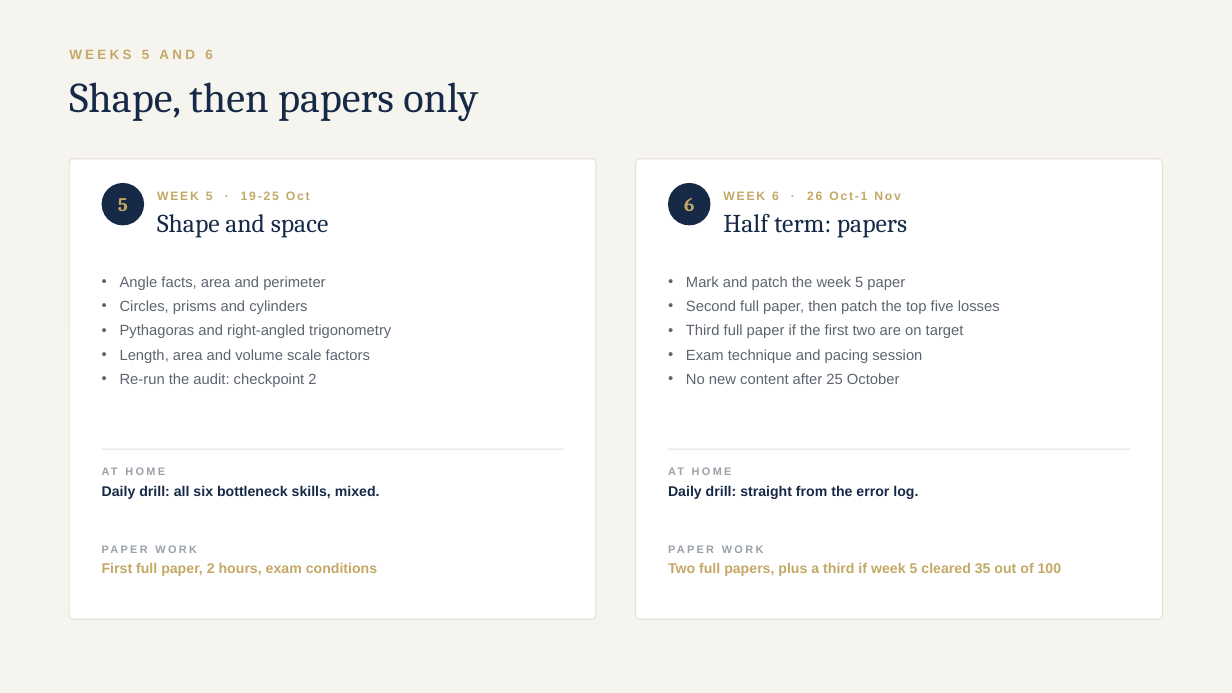
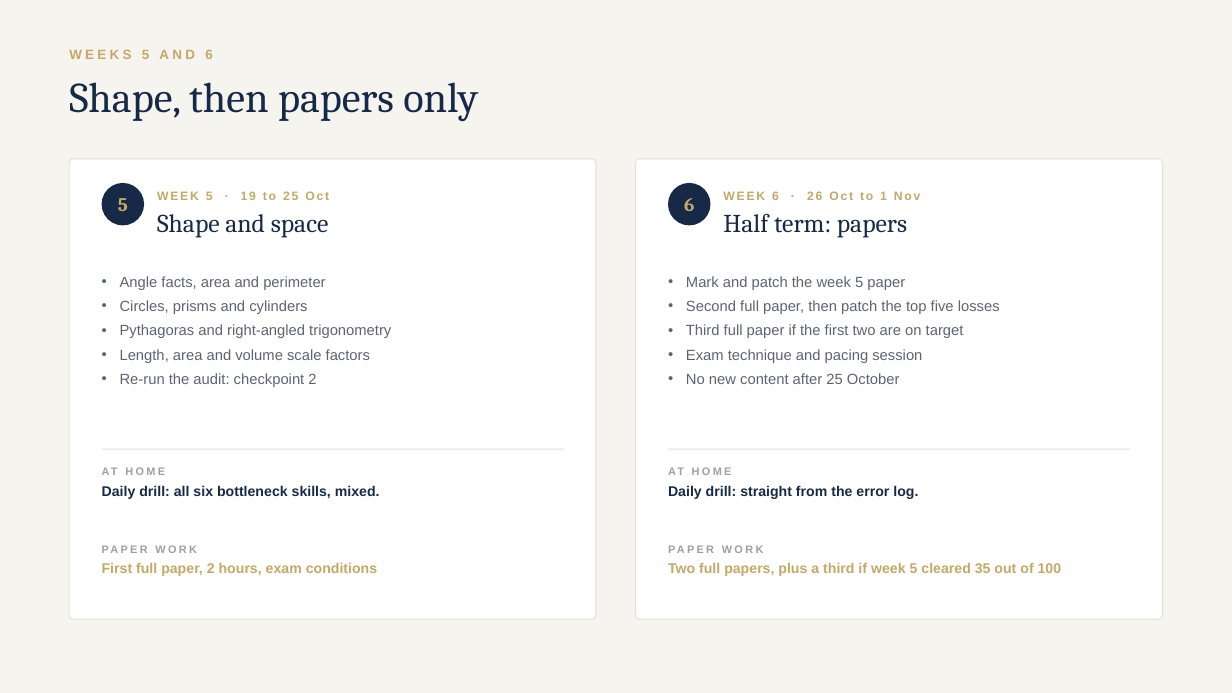
Before and after one commit to AliAljawabra/Daily, a slide deck: slide 9 of tutoring/charlotte/Charlotte_maths_plan.pptx. Drawn at 1232x693 pixels with LibreOffice and Linux fonts; fonts in the diff are those of the drawing. Boxes give left, top, right and bottom in pixels: in the first picture for what was removed or moved away, otherwise in the second. Text is boxed around its words. In the diff, an @@ line names an element or a change of style, - is before the commit and + after.

```diff
--- a/tutoring/charlotte/Charlotte_maths_plan.pptx
+++ b/tutoring/charlotte/Charlotte_maths_plan.pptx
@@ text at [157, 191, 329, 200]: text changed @@
-WEEK 5 · 19-25 Oct
+WEEK 5 · 19 to 25 Oct
@@ text at [723, 191, 920, 200]: text changed @@
-WEEK 6 · 26 Oct-1 Nov
+WEEK 6 · 26 Oct to 1 Nov
```
Also in this commit, not shown: 5 other slides changed, 1 slide added, 1 slide removed, 1 other file.
